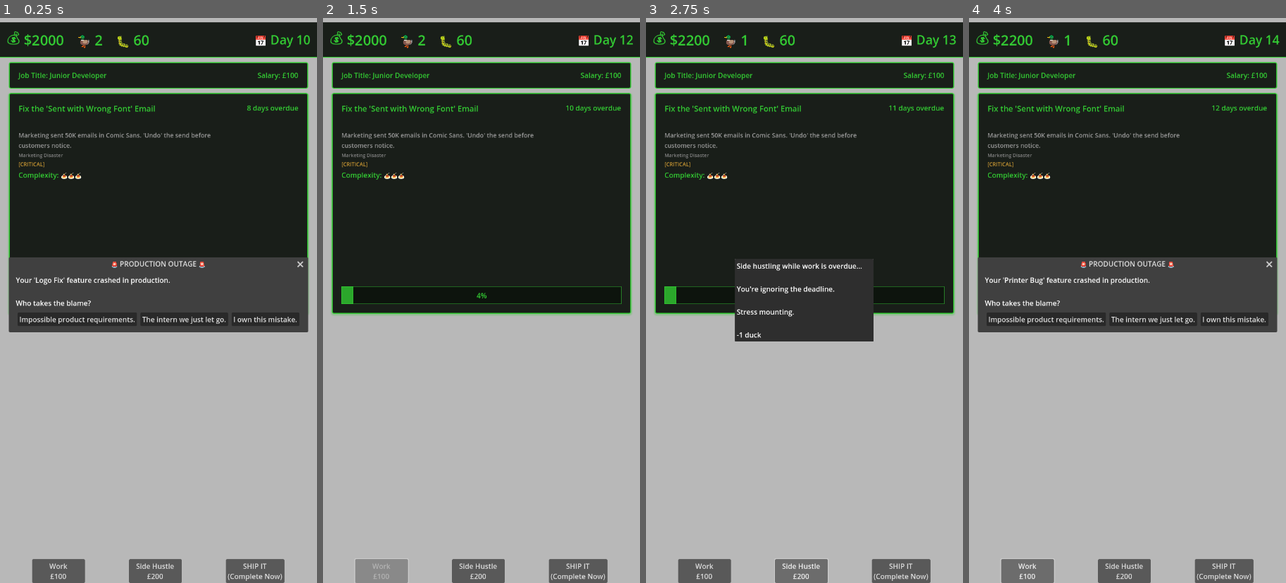
Above: before the commit, frames 1-4 (left to right).
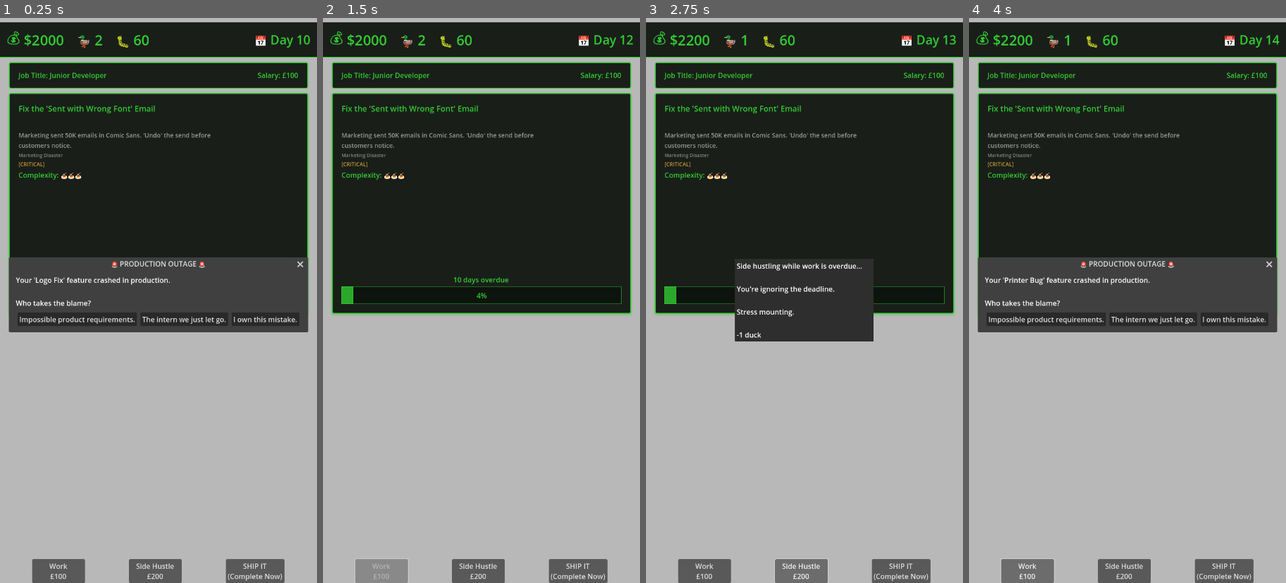
Above: after the commit, the same moments.

Repository: lmchoi/alt-f-this
Game: Godot game, scene res://scenes/game_ui.tscn
The game is run twice, just before and just after one commit, with the same random seed, the same clock (stepped at 60 frames per second) and the same inputs.
Inputs:
- Up to frame 1 (0.25 s): no input
- Up to frame 2 (1.5 s): click "The intern we just let go." at 0.5 s; click "Work £100" at 1.25 s
- Up to frame 3 (2.75 s): click "Side Hustle £200" at 2 s
- Up to frame 4 (4 s): click "SHIP IT (Complete Now)" at 2.75 s; click "Work £100" at 3.5 s

The runs differ from the first frame. In frame 1, less than 0.1% of the frame differs, in the area x 78-95%, y 15-17%; in frame 2, 0.2%, in the area x 41-94%, y 15-48%; in frame 3, less than 0.1%; in frame 4, less than 0.1%.
Error in both runs: Invalid assignment of property or key 'suffix' with value of type 'String' on a base object of type 'ProgressBar'. (res://scenes/task_panel.gd:48)

Commit message:
Move deadline above progress bar for better visibility
🤖 Generated with [Claude Code](https://claude.com/claude-code)

Co-Authored-By: Claude <noreply@anthropic.com>

Diff:
--- a/scenes/task_panel.tscn
+++ b/scenes/task_panel.tscn
@@ -96,14 +96,12 @@
 theme_override_colors/font_color = Color(0.2, 0.8, 0.2, 1)
 text = "Complexity: 🍝"
 
-[node name="DeadlineLabel" type="Label" parent="MarginContainer/MainContainer/TaskHeaderContainer"]
+[node name="DeadlineLabel" type="Label" parent="MarginContainer/MainContainer"]
 unique_name_in_owner = true
 layout_mode = 2
-size_flags_horizontal = 3
-size_flags_vertical = 0
 theme_override_colors/font_color = Color(0.2, 0.8, 0.2, 1)
 text = "Due in 5 days"
-horizontal_alignment = 2
+horizontal_alignment = 1
 
 [node name="ProgressBar" type="ProgressBar" parent="MarginContainer/MainContainer"]
 unique_name_in_owner = true
